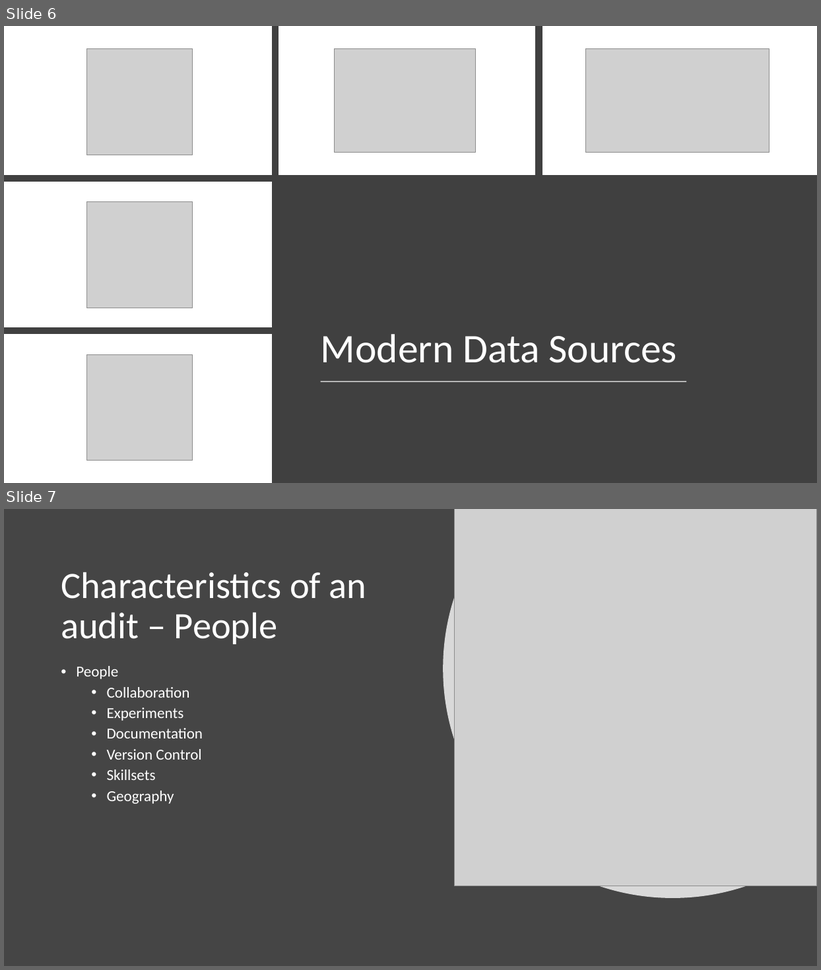
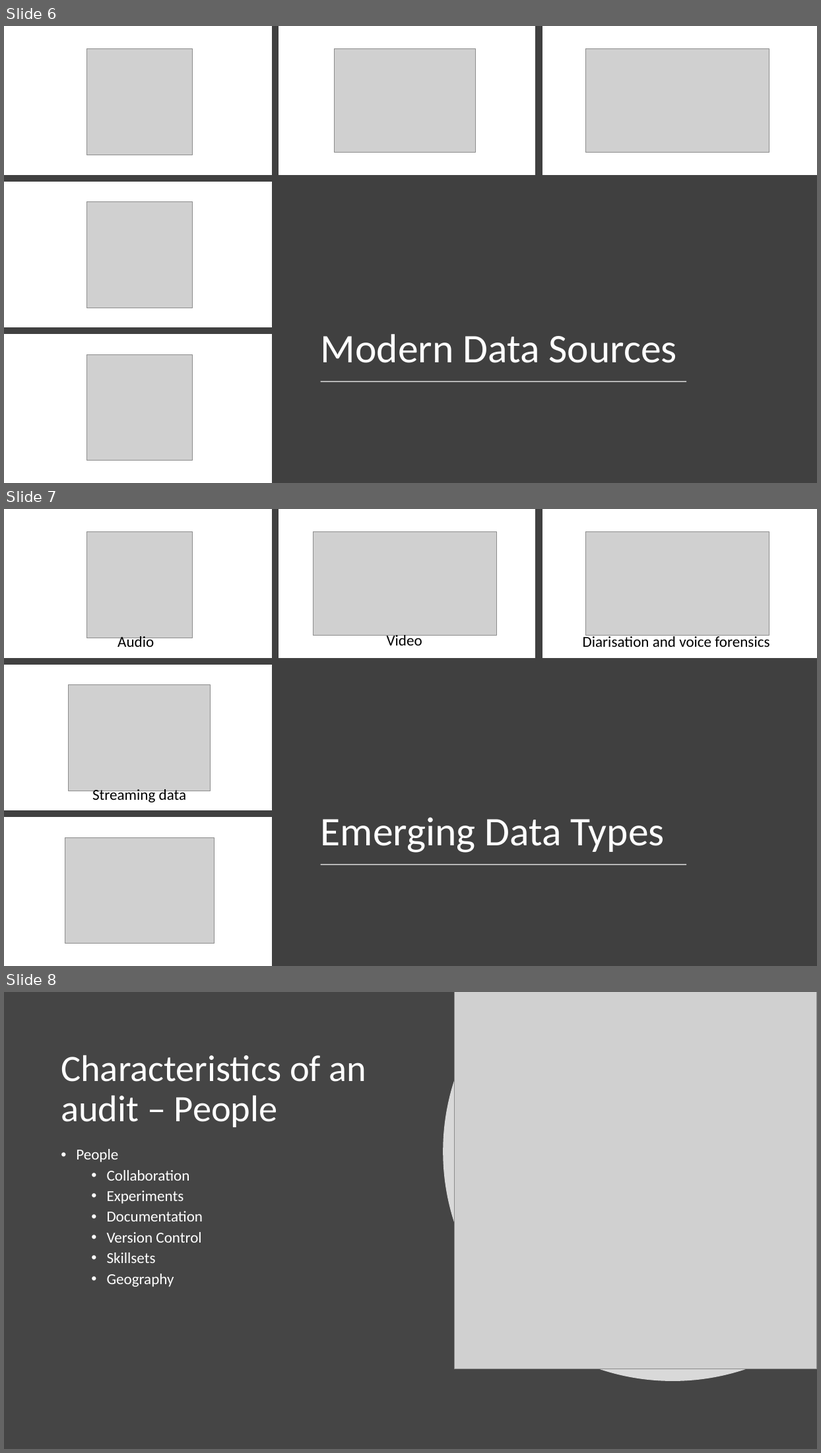
Before and after one commit to juliansoh/Databricks-Financial-Fraud, a slide deck: slides/Presentation for Auditors.pptx. Shown one above the other, each under a label of ours: slides 6 and 7 before the commit, slides 6, 7 and 8 after it. The pictures are 821x970 and 821x1453 pixels, drawn with LibreOffice and Linux fonts; fonts in the diff are those of the drawing; grey boxes stand for pictures. Boxes give left, top, right and bottom in pixels: in the first picture for what was removed or moved away, otherwise in the second. Text is boxed around its words. In the diff, an @@ line names an element or a change of style, - is before the commit and + after.

```diff
--- a/slides/Presentation for Auditors.pptx
+++ b/slides/Presentation for Auditors.pptx
@@ slide 7 added at (x1=4, y1=509, x2=817, y2=966), background #FFFFFF @@
@@ line added from (275, 509) to (275, 966), #404040 8 pt @@
@@ line added from (539, 509) to (539, 658), #404040 8 pt @@
@@ picture added at (x1=86, y1=532, x2=193, y2=638) @@
@@ picture added at (x1=314, y1=532, x2=497, y2=635) @@
@@ picture added at (x1=586, y1=532, x2=770, y2=635) @@
@@ text added at (x1=118, y1=636, x2=154, y2=647), 18 pt, text #000000 @@
+Audio
@@ text added at (x1=387, y1=633, x2=422, y2=646), 18 pt, text #000000 @@
+Video
@@ text added at (x1=583, y1=634, x2=770, y2=647), 18 pt, text #000000 @@
+Diarisation and voice forensics
@@ line added from (817, 661) to (4, 661), #404040 8 pt @@
@@ rectangle added at (x1=275, y1=663, x2=817, y2=966), fill #404040 @@
@@ picture added at (x1=69, y1=685, x2=210, y2=791) @@
@@ text added at (x1=92, y1=789, x2=186, y2=804), 18 pt, text #000000 @@
+Streaming data
@@ line added from (275, 814) to (4, 814), #404040 8 pt @@
@@ title added at (x1=321, y1=817, x2=665, y2=853), 48 pt, text #FFFFFF @@
+Emerging Data Types
@@ picture added at (x1=65, y1=838, x2=215, y2=943) @@
@@ line added from (321, 865) to (686, 865), #FFFFFF 1.25 pt @@
@@ what was slide 7 is now slide 8 @@
```
Also in this commit, not shown: 1 slide changed, 2 other slides added.
